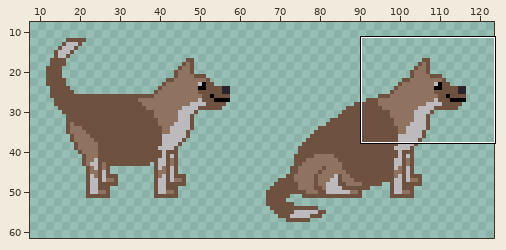
File history of a sprite sheet, sprites/sSITTING/layers/9ff01c35-1d4a-4685-bb76-ead586271a11/34c9cc26-28b6-46c2-8839-ff3bd77fceee.png. The picture above shows the old version from afar; the outline marks the close-up.
Close-up. Before:
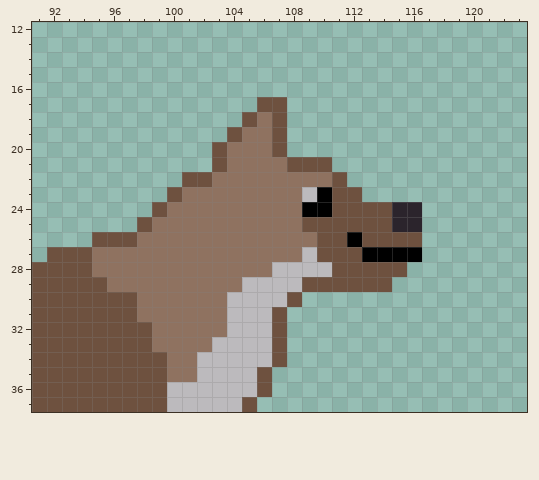
The file is 128x64 pixels. Shown: x 91..123, y 12..37. The wide view leaves out empty margins.
Once edited:
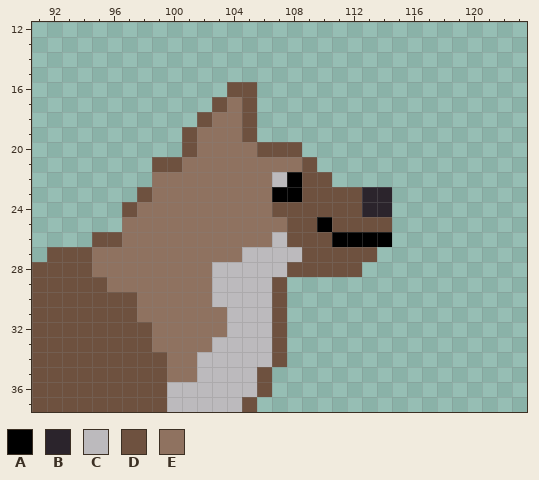
Palette (. is transparent): A #000000  B #2b242c  C #bcbabd  D #6e513f  E #8f7260
Edits made:
Colour A replaces colour D in row 25 at x 110; in row 26 at x 111 and 113 to 114.
Colour A replaces colour E in row 22 at x 108; in row 23 at x 107 to 108.
Colour B is added in row 23 at x 113 to 114.
Colour B replaces colour D in row 24 at x 113 to 114.
Colour C replaces colour E in row 22 at x 107; in row 26 at x 107; in row 27 at x 105 to 108; in row 28 at x 103 to 106; in row 29 at x 103 to 104; in row 30 at x 103.
Colour D is added in row 16 at x 104 to 105; in row 17 at x 103 and 105; in row 18 at x 102; in row 19 at x 101; in row 20 at x 101 and 108; in row 21 at x 99 to 100.
Colour D is added in row 23 at x 98; in row 24 at x 97.
Colour D replaces colour A in row 23 at x 110; in row 24 at x 109 to 110; in row 27 at x 113.
Colour D replaces colour C in row 23 at x 109; in row 27 at x 109; in row 28 at x 108 to 110; in rows 29 to 30 at x 107.
Colour D replaces colour E in row 19 at x 105; in row 20 at x 106; in row 22 at x 109 to 110; in row 24 at x 107 to 108; in row 25 at x 108; in row 26 at x 108 to 109.
Colour E is added in row 17 at x 104; in row 18 at x 103 to 104; in row 19 at x 102 to 103; in row 20 at x 102; in row 21 at x 101 to 102; in row 22 at x 99 to 100.
Colour E is added in row 23 at x 99; in row 24 at x 98; in row 25 at x 97.
Colour E replaces colour D in row 19 at x 104; in row 20 at x 103; in row 21 at x 103 and 108; in row 22 at x 101 to 102; in row 23 at x 100; in row 24 at x 99.
Colour E replaces colour D in row 25 at x 98; in row 26 at x 97.
Colour A is gone in row 27 at x 114 to 116.
Colour B is gone in rows 24 to 25 at x 115 to 116.
Colour C is gone in row 29 at x 108.
Colour D is gone in row 17 at x 106 to 107; in rows 18 to 19 at x 107; in row 21 at x 110; in row 22 at x 111; in row 26 at x 115 to 116; in row 28 at x 113 to 115.
Colour D is gone in row 29 at x 109 to 114; in row 30 at x 108.
Colour E is gone in rows 18 to 19 at x 106.
Where, in picture pixels (left, top, right, bottom), the same in both close-ups:
changed: (122, 82, 422, 307)
